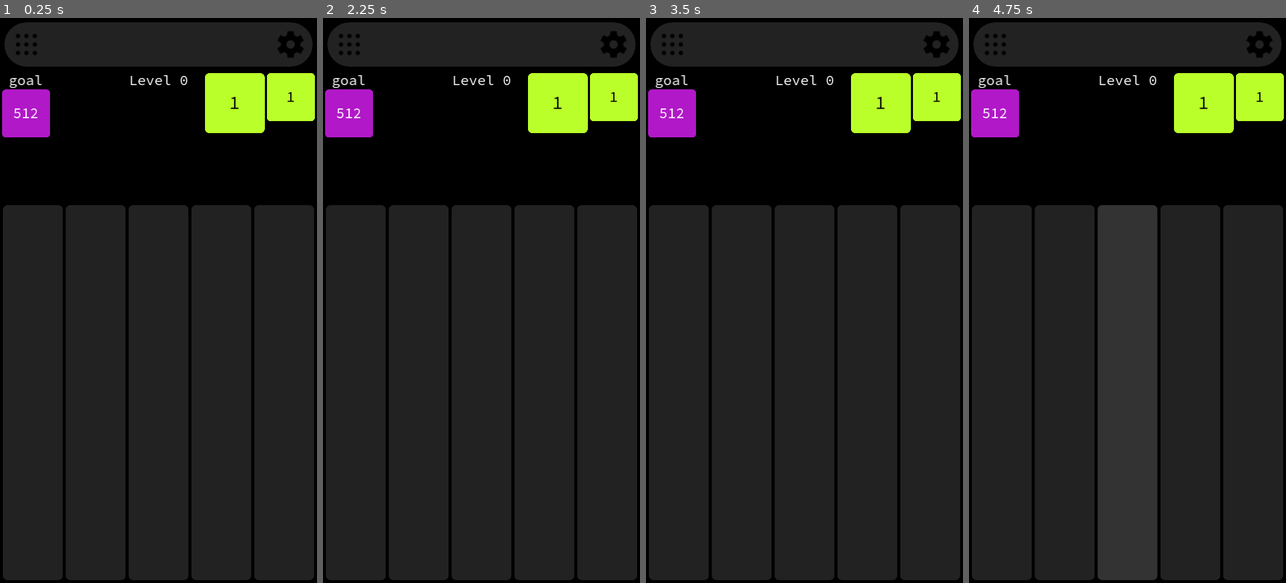
Above: before the commit, frames 1-4 (left to right).
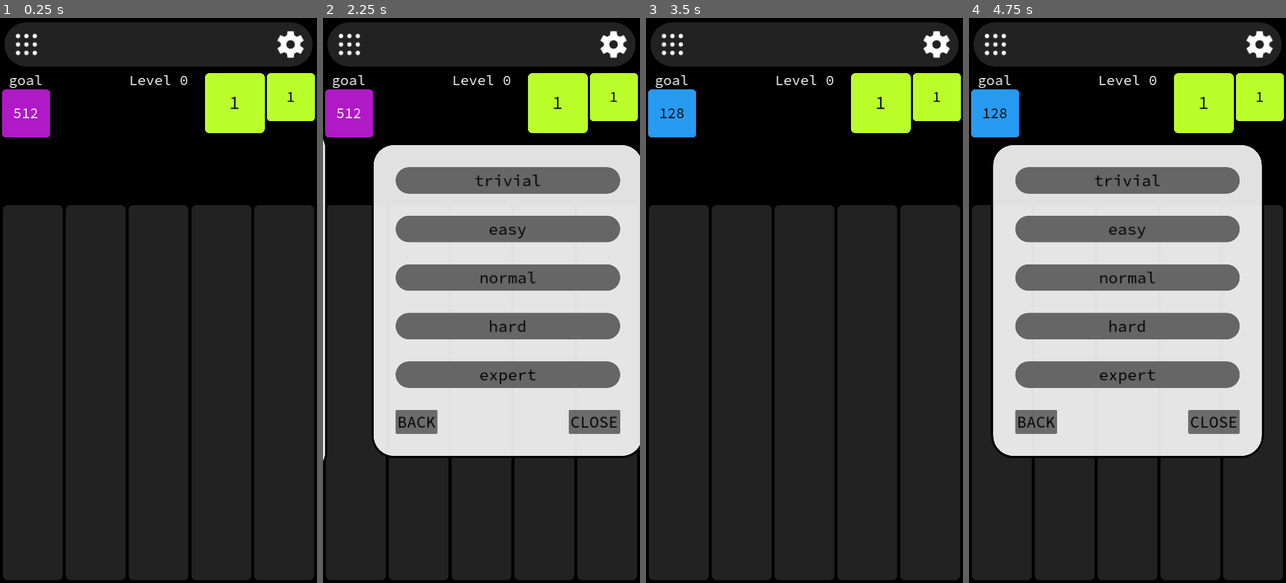
Above: after the commit, the same moments.

Repository: paulwrubel/merge-mania
Game: Godot game, scene res://scenes/main/main.tscn
Same seed, same stepped clock (60 frames per second), same inputs: the game is played once before the commit and once after it.
Inputs (mouse positions are in pixels of both pictures, inside the frame that each line leads up to):
- Up to frame 1 (0.25 s): no input
- Up to frame 2 (2.25 s): click (348, 46) at 0.52 s; click (348, 46) at 1.27 s; click (481, 164) at 2 s
- Up to frame 3 (3.5 s): click (804, 181) at 2.75 s, where only the run after the commit has a clickable "trivial"
- Up to frame 4 (4.75 s): click (994, 46) at 3.52 s; click (1127, 221) at 4.25 s

The runs differ from the first frame. In frame 1, 0.4% of the frame differs, in the area x 4-96%, y 2-8%; in frame 2, 47%; in frame 3, 1.6%; in frame 4, 49%, in the area x 0-96%, y 2-78%.

Commit message:
add difficulty selection

Diff:
--- a/scenes/board/board.gd
+++ b/scenes/board/board.gd
@@ -57,7 +57,7 @@
 var width: float = pre_width * scalar
 var height: float = pre_height * scalar
 
-var steps_above_minimum_to_advance: int = 9
+var difficulty: Difficulty.Level = Difficulty.Level.NORMAL
 const steps_above_minimum_to_drop: int = 4
 
 const special_block_chance: float = 0.03
@@ -112,7 +112,12 @@
 func set_active_save_index(new_active_save_index: int):
 	active_save_index = new_active_save_index
 	reset_game()
-	try_load_game()
+	if not try_load_game():
+		save_game()
+
+
+func set_difficulty(new_difficulty: Difficulty.Level):
+	difficulty = new_difficulty
 
 
 func get_save_filename() -> String:
@@ -148,7 +153,7 @@
 		blocks_raw.append(col_raw)
 
 	var save_data = {
-		"difficulty": steps_above_minimum_to_advance - 7,
+		"difficulty": difficulty,
 		"current_level": current_level,
 		"block_progression": block_progression_raw,
 		"blocks": blocks_raw,
@@ -173,8 +178,7 @@
 		return false
 
 	# difficulty
-	var difficulty = save_data["difficulty"]
-	steps_above_minimum_to_advance = 7 + difficulty
+	difficulty = save_data["difficulty"]
 
 	# current level
 	current_level = save_data["current_level"]
@@ -869,10 +873,26 @@
 		animate_blocks(subjects, remove_block_animation_tween_settings, on_finish)
 
 
+func get_steps_above_minimum_to_advance() -> int:
+	match difficulty:
+		Difficulty.Level.TRIVIAL:
+			return 7
+		Difficulty.Level.EASY:
+			return 8
+		Difficulty.Level.NORMAL:
+			return 9
+		Difficulty.Level.HARD:
+			return 10
+		Difficulty.Level.EXPERT:
+			return 11
+		_:
+			return 7
+
+
 func try_check_new_level():
 	# update the minimum power
 	var new_current_level = max(
-		get_max_power_active() - (steps_above_minimum_to_advance - 1),
+		get_max_power_active() - (get_steps_above_minimum_to_advance() - 1),
 		0,
 	)
 	if new_current_level > current_level:
--- /dev/null
+++ b/scenes/difficulty_button/difficulty_button.gd
@@ -0,0 +1,14 @@
+class_name DifficultyButton
+extends Button
+
+@export var difficulty: Difficulty.Level = Difficulty.Level.NORMAL
+
+
+# Called when the node enters the scene tree for the first time.
+func _ready():
+	text = Difficulty.Level.find_key(difficulty).to_lower()
+
+
+# Called every frame. 'delta' is the elapsed time since the previous frame.
+# func _process(delta):
+# 	pass
--- /dev/null
+++ b/scenes/difficulty_button/difficulty_button.tscn
@@ -0,0 +1,14 @@
+[gd_scene load_steps=4 format=3 uid="uid://ce10ioagpgjr6"]
+
+[ext_resource type="FontFile" uid="uid://bh6wkhea6qlt5" path="res://assets/fonts/source_code_pro/static/SourceCodePro-Regular.ttf" id="1_61ssi"]
+[ext_resource type="StyleBox" uid="uid://dntg6koyuk25h" path="res://assets/style_boxes/save_row_panel.tres" id="2_fycuf"]
+[ext_resource type="Script" path="res://scenes/difficulty_button/difficulty_button.gd" id="3_lvomn"]
+
+[node name="DifficultyButton" type="Button"]
+custom_minimum_size = Vector2(0, 60)
+theme_override_colors/font_color = Color(0, 0, 0, 1)
+theme_override_fonts/font = ExtResource("1_61ssi")
+theme_override_font_sizes/font_size = 36
+theme_override_styles/normal = ExtResource("2_fycuf")
+text = "normal"
+script = ExtResource("3_lvomn")
--- a/scenes/game_selection_screen/game_selection_screen.tscn
+++ /dev/null
@@ -1,68 +0,0 @@
-[gd_scene load_steps=5 format=3 uid="uid://ctng4pb6xngt4"]
-
-[ext_resource type="Script" path="res://scenes/game_selection_screen/game_selection_screen.gd" id="1_3lphp"]
-[ext_resource type="StyleBox" uid="uid://rp26wxw3184n" path="res://assets/style_boxes/menu_panel.tres" id="1_vxmbj"]
-[ext_resource type="PackedScene" uid="uid://cbqnsmvf3v5xg" path="res://scenes/save_row/save_row.tscn" id="2_kqpwj"]
-[ext_resource type="FontFile" uid="uid://bh6wkhea6qlt5" path="res://assets/fonts/source_code_pro/static/SourceCodePro-Regular.ttf" id="4_gutue"]
-
-[node name="GameSelectionScreen" type="MarginContainer" node_paths=PackedStringArray("save_rows")]
-offset_right = 720.0
-offset_bottom = 1280.0
-theme_override_constants/margin_left = 50
-theme_override_constants/margin_top = 50
-theme_override_constants/margin_right = 50
-theme_override_constants/margin_bottom = 50
-script = ExtResource("1_3lphp")
-save_rows = [NodePath("PanelContainer/MarginContainer/VBoxContainer/SaveRow1"), NodePath("PanelContainer/MarginContainer/VBoxContainer/SaveRow2"), NodePath("PanelContainer/MarginContainer/VBoxContainer/SaveRow3"), NodePath("PanelContainer/MarginContainer/VBoxContainer/SaveRow4"), NodePath("PanelContainer/MarginContainer/VBoxContainer/SaveRow5")]
-
-[node name="PanelContainer" type="PanelContainer" parent="."]
-layout_mode = 2
-size_flags_vertical = 4
-theme_override_styles/panel = ExtResource("1_vxmbj")
-
-[node name="MarginContainer" type="MarginContainer" parent="PanelContainer"]
-layout_mode = 2
-size_flags_vertical = 4
-theme_override_constants/margin_left = 50
-theme_override_constants/margin_top = 50
-theme_override_constants/margin_right = 50
-theme_override_constants/margin_bottom = 50
-
-[node name="VBoxContainer" type="VBoxContainer" parent="PanelContainer/MarginContainer"]
-layout_mode = 2
-theme_override_constants/separation = 50
-alignment = 1
-
-[node name="SaveRow1" parent="PanelContainer/MarginContainer/VBoxContainer" instance=ExtResource("2_kqpwj")]
-layout_mode = 2
-
-[node name="SaveRow2" parent="PanelContainer/MarginContainer/VBoxContainer" instance=ExtResource("2_kqpwj")]
-layout_mode = 2
-slot_index = 1
-
-[node name="SaveRow3" parent="PanelContainer/MarginContainer/VBoxContainer" instance=ExtResource("2_kqpwj")]
-layout_mode = 2
-slot_index = 2
-
-[node name="SaveRow4" parent="PanelContainer/MarginContainer/VBoxContainer" instance=ExtResource("2_kqpwj")]
-layout_mode = 2
-slot_index = 3
-
-[node name="SaveRow5" parent="PanelContainer/MarginContainer/VBoxContainer" instance=ExtResource("2_kqpwj")]
-layout_mode = 2
-slot_index = 4
-
-[node name="CloseButton" type="Button" parent="PanelContainer/MarginContainer/VBoxContainer"]
-layout_mode = 2
-size_flags_horizontal = 4
-theme_override_colors/font_color = Color(0, 0, 0, 1)
-theme_override_fonts/font = ExtResource("4_gutue")
-theme_override_font_sizes/font_size = 36
-text = "CLOSE"
-
-[connection signal="pressed" from="PanelContainer/MarginContainer/VBoxContainer/SaveRow1" to="." method="_on_save_row_pressed" binds= [0]]
-[connection signal="pressed" from="PanelContainer/MarginContainer/VBoxContainer/SaveRow2" to="." method="_on_save_row_pressed" binds= [1]]
-[connection signal="pressed" from="PanelContainer/MarginContainer/VBoxContainer/SaveRow3" to="." method="_on_save_row_pressed" binds= [2]]
-[connection signal="pressed" from="PanelContainer/MarginContainer/VBoxContainer/SaveRow4" to="." method="_on_save_row_pressed" binds= [3]]
-[connection signal="pressed" from="PanelContainer/MarginContainer/VBoxContainer/SaveRow5" to="." method="_on_save_row_pressed" binds= [4]]
-[connection signal="pressed" from="PanelContainer/MarginContainer/VBoxContainer/CloseButton" to="." method="_on_close_button_pressed"]
--- a/scenes/goal_block_display/goal_block_display.gd
+++ b/scenes/goal_block_display/goal_block_display.gd
@@ -12,7 +12,7 @@
 
 	display_block = spawn_block(
 		Vector2(0, $GoalLabel.size.y),
-		PowerBlockData.new(board.current_level + board.steps_above_minimum_to_advance),
+		PowerBlockData.new(board.current_level + board.get_steps_above_minimum_to_advance()),
 	)
 
 	$GoalLabel.size.x = display_block.size.x * display_block.scale.x
@@ -27,7 +27,7 @@
 	destroy_block(display_block)
 	display_block = spawn_block(
 		Vector2(0, $GoalLabel.size.y),
-		PowerBlockData.new(board.current_level + board.steps_above_minimum_to_advance),
+		PowerBlockData.new(board.current_level + board.get_steps_above_minimum_to_advance()),
 	)
 
 
--- a/scenes/main/main.gd
+++ b/scenes/main/main.gd
@@ -2,12 +2,14 @@
 
 signal active_save_index_changed(new_active_save_index)
 
-const GameSelectionScreenScene = preload("res://scenes/game_selection_screen/game_selection_screen.tscn")
+const SaveSelectionScreenScene = preload("res://scenes/save_selection_screen/save_selection_screen.tscn")
+const NewGameScreenScene = preload("res://scenes/new_game_screen/new_game_screen.tscn")
 
 const meta_filename = "user://meta.json"
+const menu_transition_time_seconds = 0.2
 
-var GameSelectionScreen = null
-var Board = null
+var SaveSelectionScreen = null
+var NewGameScreen = null
 
 var active_save_index = 0
 
@@ -45,29 +47,86 @@
 	pass # Replace with function body.
 
 
-func _on_game_selection_button_pressed():
-	var gss = GameSelectionScreenScene.instantiate()
-	gss.connect("close_button_pressed", _on_game_selection_screen_close_button_pressed)
-	gss.connect("save_row_button_pressed", _on_game_selection_screen_save_row_button_pressed)
-	GameSelectionScreen = gss
-	add_child(gss)
+func _on_save_selection_button_pressed():
+	SaveSelectionScreen = SaveSelectionScreenScene.instantiate()
+	SaveSelectionScreen.connect("close_button_pressed", _on_save_selection_screen_close_button_pressed)
+	SaveSelectionScreen.connect("save_row_button_pressed", _on_save_selection_screen_save_row_button_pressed)
+	add_child(SaveSelectionScreen)
 
 	$Board.is_active = false
 
 
-func close_game_selection_menu():
-	GameSelectionScreen.queue_free()
-	GameSelectionScreen = null
+func close_save_selection_menu():
+	SaveSelectionScreen.queue_free()
+	SaveSelectionScreen = null
 
+
+func close_new_game_menu():
+	NewGameScreen.queue_free()
+	NewGameScreen = null
+
+
+func _on_save_selection_screen_close_button_pressed():
+	close_save_selection_menu()
 	$Board.is_active = true
 
 
-func _on_game_selection_screen_close_button_pressed():
-	close_game_selection_menu()
+func _on_save_selection_screen_save_row_button_pressed(save_index: int, save_slot_is_empty: bool):
+	active_save_index = save_index
+	if save_slot_is_empty:
+		# initialize the new game screen
+		NewGameScreen = NewGameScreenScene.instantiate()
+		NewGameScreen.position.x = $GUI.size.x
+		NewGameScreen.connect("close_button_pressed", _on_new_game_screen_close_button_pressed)
+		NewGameScreen.connect("back_button_pressed", _on_new_game_screen_back_button_pressed)
+		NewGameScreen.connect("difficulty_button_pressed", _on_new_game_screen_difficulty_button_pressed)
+		add_child(NewGameScreen)
+
+		# animate the new game screen moving left (into view)
+		# and the save selection screen moving left (out of view)
+		var tween = create_tween()
+		tween.tween_property(NewGameScreen, "position:x", 0, menu_transition_time_seconds)
+		tween.parallel().tween_property(SaveSelectionScreen, "position:x", -$GUI.size.x, menu_transition_time_seconds)
+		var on_finish = func():
+			close_save_selection_menu()
+			$Board.is_active = false
+		tween.tween_callback(on_finish)
+	else:
+		# select the save and close the menu
+		$Board.set_active_save_index(active_save_index)
+
+		close_save_selection_menu()
+		$Board.is_active = true
 
 
-func _on_game_selection_screen_save_row_button_pressed(save_index):
-	active_save_index = save_index
+func _on_new_game_screen_close_button_pressed():
+	close_new_game_menu()
+	$Board.is_active = true
+
+
+func _on_new_game_screen_back_button_pressed():
+	# initialize the save selection screen
+	SaveSelectionScreen = SaveSelectionScreenScene.instantiate()
+	SaveSelectionScreen.position.x = -$GUI.size.x
+	SaveSelectionScreen.connect("close_button_pressed", _on_save_selection_screen_close_button_pressed)
+	SaveSelectionScreen.connect("save_row_button_pressed", _on_save_selection_screen_save_row_button_pressed)
+	add_child(SaveSelectionScreen)
+
+	# animate the new game screen moving right (out of view)
+	# and the save selection screen moving right (into view)
+	var tween = create_tween()
+	tween.tween_property(NewGameScreen, "position:x", $GUI.size.x, menu_transition_time_seconds)
+	tween.parallel().tween_property(SaveSelectionScreen, "position:x", 0, menu_transition_time_seconds)
+	var on_finish = func():
+		close_new_game_menu()
+		$Board.is_active = false
+	tween.tween_callback(on_finish)
+
+
+func _on_new_game_screen_difficulty_button_pressed(difficulty: Difficulty.Level):
+	# select difficulty and close the menu
+	$Board.set_difficulty(difficulty)
 	$Board.set_active_save_index(active_save_index)
 
-	close_game_selection_menu()
+	close_new_game_menu()
+	$Board.is_active = true
--- a/scenes/main/main.tscn
+++ b/scenes/main/main.tscn
@@ -5,9 +5,9 @@
 [ext_resource type="Script" path="res://scenes/main/level_label.gd" id="2_pmoxd"]
 [ext_resource type="FontFile" uid="uid://bh6wkhea6qlt5" path="res://assets/fonts/source_code_pro/static/SourceCodePro-Regular.ttf" id="2_yhj8y"]
 [ext_resource type="PackedScene" uid="uid://cxnkigdij2gq2" path="res://scenes/goal_block_display/goal_block_display.tscn" id="3_75p23"]
+[ext_resource type="Texture2D" uid="uid://c1iin84gvr4ii" path="res://assets/icons/material-apps-400w-0g-48os-white.png" id="3_807jr"]
 [ext_resource type="Script" path="res://scenes/main/block_progression_display.gd" id="3_bdpll"]
-[ext_resource type="Texture2D" uid="uid://u104vtb1frdu" path="res://assets/icons/material-apps-400w-0g-48os.svg" id="3_fmgj4"]
-[ext_resource type="Texture2D" uid="uid://bi251fb3vmufj" path="res://assets/icons/material-settings-400w-0g-48os-filled.svg" id="4_mmv1o"]
+[ext_resource type="Texture2D" uid="uid://baonwa6e56ooc" path="res://assets/icons/material-settings-400w-0g-48os-filled-white.png" id="4_xqbql"]
 [ext_resource type="PackedScene" uid="uid://uqi4ir2i0ck1" path="res://scenes/game_over_screen/game_over_screen.tscn" id="7_fusxk"]
 
 [sub_resource type="StyleBoxFlat" id="StyleBoxFlat_x0min"]
@@ -64,13 +64,17 @@
 stretch_mode = 1
 alignment_horizontal = 0
 
-[node name="GameSelectionButton" type="Button" parent="GUI/SettingsBar/PanelContainer/HBoxContainer/AspectRatioContainer"]
+[node name="SaveSelectionButton" type="Button" parent="GUI/SettingsBar/PanelContainer/HBoxContainer/AspectRatioContainer"]
 layout_mode = 2
 focus_mode = 0
 mouse_default_cursor_shape = 2
-text = "
-"
-icon = ExtResource("3_fmgj4")
+theme_override_colors/icon_normal_color = Color(1, 1, 1, 1)
+theme_override_colors/icon_pressed_color = Color(1, 1, 1, 1)
+theme_override_colors/icon_hover_color = Color(1, 1, 1, 1)
+theme_override_colors/icon_hover_pressed_color = Color(1, 1, 1, 1)
+theme_override_colors/icon_focus_color = Color(1, 1, 1, 1)
+theme_override_colors/icon_disabled_color = Color(1, 1, 1, 1)
+icon = ExtResource("3_807jr")
 flat = true
 icon_alignment = 1
 expand_icon = true
@@ -87,9 +91,11 @@
 size_flags_vertical = 3
 focus_mode = 0
 mouse_default_cursor_shape = 2
+theme_override_colors/font_color = Color(1, 1, 1, 1)
+theme_override_colors/icon_normal_color = Color(1, 1, 1, 1)
 text = "
 "
-icon = ExtResource("4_mmv1o")
+icon = ExtResource("4_xqbql")
 flat = true
 expand_icon = true
 
@@ -128,5 +134,5 @@
 grow_vertical = 1
 board = NodePath("../Board")
 
-[connection signal="pressed" from="GUI/SettingsBar/PanelContainer/HBoxContainer/AspectRatioContainer/GameSelectionButton" to="." method="_on_game_selection_button_pressed"]
+[connection signal="pressed" from="GUI/SettingsBar/PanelContainer/HBoxContainer/AspectRatioContainer/SaveSelectionButton" to="." method="_on_save_selection_button_pressed"]
 [connection signal="pressed" from="GUI/SettingsBar/PanelContainer/HBoxContainer/AspectRatioContainer2/SettingsButton" to="." method="_on_settings_button_pressed"]
--- /dev/null
+++ b/scenes/new_game_screen/new_game_screen.gd
@@ -0,0 +1,25 @@
+extends MarginContainer
+
+signal difficulty_button_pressed(difficulty)
+signal close_button_pressed()
+signal back_button_pressed()
+
+@export var difficulty_buttons: Array[DifficultyButton]
+
+
+# Called when the node enters the scene tree for the first time.
+func _ready():
+	for db in difficulty_buttons:
+		db.pressed.connect(_on_difficulty_button_pressed.bind(db.difficulty))
+
+
+func _on_close_button_pressed():
+	close_button_pressed.emit()
+
+
+func _on_back_button_pressed():
+	back_button_pressed.emit()
+
+
+func _on_difficulty_button_pressed(difficulty: Difficulty.Level):
+	difficulty_button_pressed.emit(difficulty)
--- /dev/null
+++ b/scenes/new_game_screen/new_game_screen.tscn
@@ -0,0 +1,78 @@
+[gd_scene load_steps=5 format=3 uid="uid://bwmrt8gc2fr0p"]
+
+[ext_resource type="Script" path="res://scenes/new_game_screen/new_game_screen.gd" id="1_8q05u"]
+[ext_resource type="StyleBox" uid="uid://rp26wxw3184n" path="res://assets/style_boxes/menu_panel.tres" id="2_028t1"]
+[ext_resource type="PackedScene" uid="uid://ce10ioagpgjr6" path="res://scenes/difficulty_button/difficulty_button.tscn" id="3_gs0i6"]
+[ext_resource type="FontFile" uid="uid://bh6wkhea6qlt5" path="res://assets/fonts/source_code_pro/static/SourceCodePro-Regular.ttf" id="4_1rn84"]
+
+[node name="NewGameScreen" type="MarginContainer" node_paths=PackedStringArray("difficulty_buttons")]
+offset_right = 720.0
+offset_bottom = 1280.0
+theme_override_constants/margin_left = 50
+theme_override_constants/margin_top = 50
+theme_override_constants/margin_right = 50
+theme_override_constants/margin_bottom = 50
+script = ExtResource("1_8q05u")
+difficulty_buttons = [NodePath("PanelContainer/MarginContainer/VBoxContainer/DifficultyButtonTrivial"), NodePath("PanelContainer/MarginContainer/VBoxContainer/DifficultyButtonEasy"), NodePath("PanelContainer/MarginContainer/VBoxContainer/DifficultyButtonNormal"), NodePath("PanelContainer/MarginContainer/VBoxContainer/DifficultyButtonHard"), NodePath("PanelContainer/MarginContainer/VBoxContainer/DifficultyButtonExpert")]
+
+[node name="PanelContainer" type="PanelContainer" parent="."]
+layout_mode = 2
+size_flags_vertical = 4
+theme_override_styles/panel = ExtResource("2_028t1")
+
+[node name="MarginContainer" type="MarginContainer" parent="PanelContainer"]
+layout_mode = 2
+size_flags_vertical = 4
+theme_override_constants/margin_left = 50
+theme_override_constants/margin_top = 50
+theme_override_constants/margin_right = 50
+theme_override_constants/margin_bottom = 50
+
+[node name="VBoxContainer" type="VBoxContainer" parent="PanelContainer/MarginContainer"]
+layout_mode = 2
+theme_override_constants/separation = 50
+alignment = 1
+
+[node name="DifficultyButtonTrivial" parent="PanelContainer/MarginContainer/VBoxContainer" instance=ExtResource("3_gs0i6")]
+layout_mode = 2
+difficulty = 0
+
+[node name="DifficultyButtonEasy" parent="PanelContainer/MarginContainer/VBoxContainer" instance=ExtResource("3_gs0i6")]
+layout_mode = 2
+difficulty = 1
+
+[node name="DifficultyButtonNormal" parent="PanelContainer/MarginContainer/VBoxContainer" instance=ExtResource("3_gs0i6")]
+layout_mode = 2
+
+[node name="DifficultyButtonHard" parent="PanelContainer/MarginContainer/VBoxContainer" instance=ExtResource("3_gs0i6")]
+layout_mode = 2
+difficulty = 3
+
+[node name="DifficultyButtonExpert" parent="PanelContainer/MarginContainer/VBoxContainer" instance=ExtResource("3_gs0i6")]
+layout_mode = 2
+difficulty = 4
+
+[node name="HBoxContainer" type="HBoxContainer" parent="PanelContainer/MarginContainer/VBoxContainer"]
+layout_mode = 2
+theme_override_constants/separation = 20
+alignment = 1
+
+[node name="BackButton" type="Button" parent="PanelContainer/MarginContainer/VBoxContainer/HBoxContainer"]
+layout_mode = 2
+size_flags_horizontal = 2
+theme_override_colors/font_color = Color(0, 0, 0, 1)
+theme_override_fonts/font = ExtResource("4_1rn84")
+theme_override_font_sizes/font_size = 36
+text = "BACK
+"
+
+[node name="CloseButton" type="Button" parent="PanelContainer/MarginContainer/VBoxContainer/HBoxContainer"]
+layout_mode = 2
+size_flags_horizontal = 10
+theme_override_colors/font_color = Color(0, 0, 0, 1)
+theme_override_fonts/font = ExtResource("4_1rn84")
+theme_override_font_sizes/font_size = 36
+text = "CLOSE"
+
+[connection signal="pressed" from="PanelContainer/MarginContainer/VBoxContainer/HBoxContainer/BackButton" to="." method="_on_back_button_pressed"]
+[connection signal="pressed" from="PanelContainer/MarginContainer/VBoxContainer/HBoxContainer/CloseButton" to="." method="_on_close_button_pressed"]
--- a/scenes/save_row/save_row.gd
+++ b/scenes/save_row/save_row.gd
@@ -3,7 +3,8 @@
 
 @export var slot_index: int = 0
 
-var _save_info = SaveInfo.new(Difficulty.Level.NORMAL, 0)
+var is_empty = true
+
 var _save_text: String = "NEW GAME":
 	set(new_save_text):
 		if is_inside_tree():
@@ -15,17 +16,19 @@
 func _ready():
 	$MarginContainer/HBoxContainer/SlotLabel.text = "{0}".format([slot_index + 1])
 
-	load_save_and_set_text()
+	if load_save_and_set_text():
+		is_empty = false
+	else:
+		is_empty = true
 
 
-func load_save_and_set_text():
+func load_save_and_set_text() -> bool:
 	var save_filename = "user://save{0}.json".format([slot_index])
 	if not FileAccess.file_exists(save_filename):
 		return false
 
 	var save_file: FileAccess = FileAccess.open(save_filename, FileAccess.READ)
 	var save_data_raw: String = save_file.get_line()
-	# print("loading: ", save_data_raw)
 
 	var save_data = JSON.parse_string(save_data_raw)
 	if save_data == null:
@@ -34,3 +37,4 @@
 	var current_level = save_data["current_level"]
 	var difficulty = Difficulty.Level.find_key((save_data["difficulty"] as Difficulty.Level))
 	_save_text = "{0} | level {1}".format([difficulty.to_lower(), current_level])
+	return true
--- a/scenes/game_selection_screen/game_selection_screen.gd
+++ b/scenes/save_selection_screen/save_selection_screen.gd
@@ -8,9 +8,9 @@
 
 # Called when the node enters the scene tree for the first time.
 func _ready():
-	pass
-	# for i in range(5):
-		# save_rows[i] = get_node(save_row_paths[d_val])
+	for i in range(save_rows.size()):
+		var save_row = save_rows[i]
+		save_row.pressed.connect(_on_save_row_pressed.bind(i))
 
 
 func _on_close_button_pressed():
@@ -18,4 +18,5 @@
 
 
 func _on_save_row_pressed(row_index: int):
-	save_row_button_pressed.emit(row_index)
+	var save_row = save_rows[row_index]
+	save_row_button_pressed.emit(row_index, save_row.is_empty)
--- /dev/null
+++ b/scenes/save_selection_screen/save_selection_screen.tscn
@@ -0,0 +1,63 @@
+[gd_scene load_steps=5 format=3 uid="uid://ctng4pb6xngt4"]
+
+[ext_resource type="Script" path="res://scenes/save_selection_screen/save_selection_screen.gd" id="1_ag5ih"]
+[ext_resource type="StyleBox" uid="uid://rp26wxw3184n" path="res://assets/style_boxes/menu_panel.tres" id="2_j40yr"]
+[ext_resource type="PackedScene" uid="uid://cbqnsmvf3v5xg" path="res://scenes/save_row/save_row.tscn" id="3_na4vq"]
+[ext_resource type="FontFile" uid="uid://bh6wkhea6qlt5" path="res://assets/fonts/source_code_pro/static/SourceCodePro-Regular.ttf" id="4_htejr"]
+
+[node name="SaveSelectionScreen" type="MarginContainer" node_paths=PackedStringArray("save_rows")]
+offset_right = 720.0
+offset_bottom = 1280.0
+theme_override_constants/margin_left = 50
+theme_override_constants/margin_top = 50
+theme_override_constants/margin_right = 50
+theme_override_constants/margin_bottom = 50
+script = ExtResource("1_ag5ih")
+save_rows = [NodePath("PanelContainer/MarginContainer/VBoxContainer/SaveRow1"), NodePath("PanelContainer/MarginContainer/VBoxContainer/SaveRow2"), NodePath("PanelContainer/MarginContainer/VBoxContainer/SaveRow3"), NodePath("PanelContainer/MarginContainer/VBoxContainer/SaveRow4"), NodePath("PanelContainer/MarginContainer/VBoxContainer/SaveRow5")]
+
+[node name="PanelContainer" type="PanelContainer" parent="."]
+layout_mode = 2
+size_flags_vertical = 4
+theme_override_styles/panel = ExtResource("2_j40yr")
+
+[node name="MarginContainer" type="MarginContainer" parent="PanelContainer"]
+layout_mode = 2
+size_flags_vertical = 4
+theme_override_constants/margin_left = 50
+theme_override_constants/margin_top = 50
+theme_override_constants/margin_right = 50
+theme_override_constants/margin_bottom = 50
+
+[node name="VBoxContainer" type="VBoxContainer" parent="PanelContainer/MarginContainer"]
+layout_mode = 2
+theme_override_constants/separation = 50
+alignment = 1
+
+[node name="SaveRow1" parent="PanelContainer/MarginContainer/VBoxContainer" instance=ExtResource("3_na4vq")]
+layout_mode = 2
+
+[node name="SaveRow2" parent="PanelContainer/MarginContainer/VBoxContainer" instance=ExtResource("3_na4vq")]
+layout_mode = 2
+slot_index = 1
+
+[node name="SaveRow3" parent="PanelContainer/MarginContainer/VBoxContainer" instance=ExtResource("3_na4vq")]
+layout_mode = 2
+slot_index = 2
+
+[node name="SaveRow4" parent="PanelContainer/MarginContainer/VBoxContainer" instance=ExtResource("3_na4vq")]
+layout_mode = 2
+slot_index = 3
+
+[node name="SaveRow5" parent="PanelContainer/MarginContainer/VBoxContainer" instance=ExtResource("3_na4vq")]
+layout_mode = 2
+slot_index = 4
+
+[node name="CloseButton" type="Button" parent="PanelContainer/MarginContainer/VBoxContainer"]
+layout_mode = 2
+size_flags_horizontal = 4
+theme_override_colors/font_color = Color(0, 0, 0, 1)
+theme_override_fonts/font = ExtResource("4_htejr")
+theme_override_font_sizes/font_size = 36
+text = "CLOSE"
+
+[connection signal="pressed" from="PanelContainer/MarginContainer/VBoxContainer/CloseButton" to="." method="_on_close_button_pressed"]
Binary file added: assets/icons/material-apps-400w-0g-48os-white.png
Not shown, added: assets/icons/material-apps-400w-0g-48os-white.png.import
Binary file added: assets/icons/material-apps-400w-0g-48os.png
Not shown, added: assets/icons/material-apps-400w-0g-48os.png.import
Binary file added: assets/icons/material-settings-400w-0g-48os-filled-white.png
Not shown, added: assets/icons/material-settings-400w-0g-48os-filled-white.png.import
Binary file added: assets/icons/material-settings-400w-0g-48os-filled.png
Not shown, added: assets/icons/material-settings-400w-0g-48os-filled.png.import
Binary file added: assets/icons/material-settings-400w-0g-48os-white.png
Not shown, added: assets/icons/material-settings-400w-0g-48os-white.png.import
Binary file added: assets/icons/material-settings-400w-0g-48os.png
Not shown, added: assets/icons/material-settings-400w-0g-48os.png.import
(and 1 more such lines)
